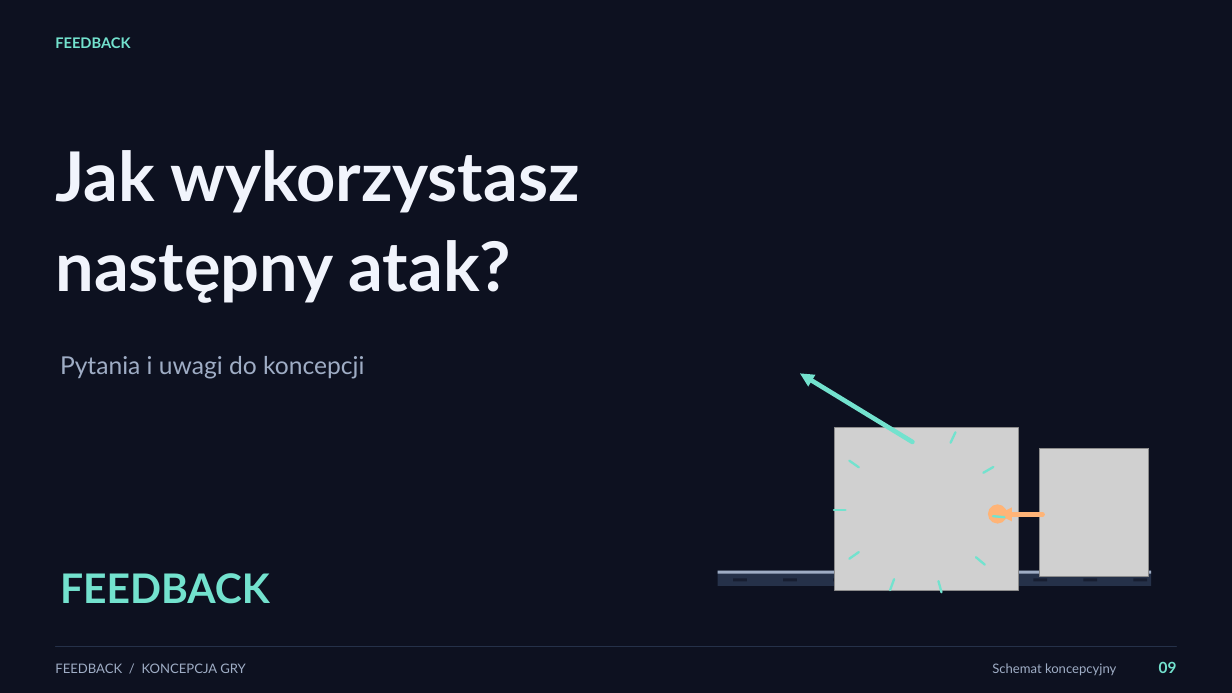
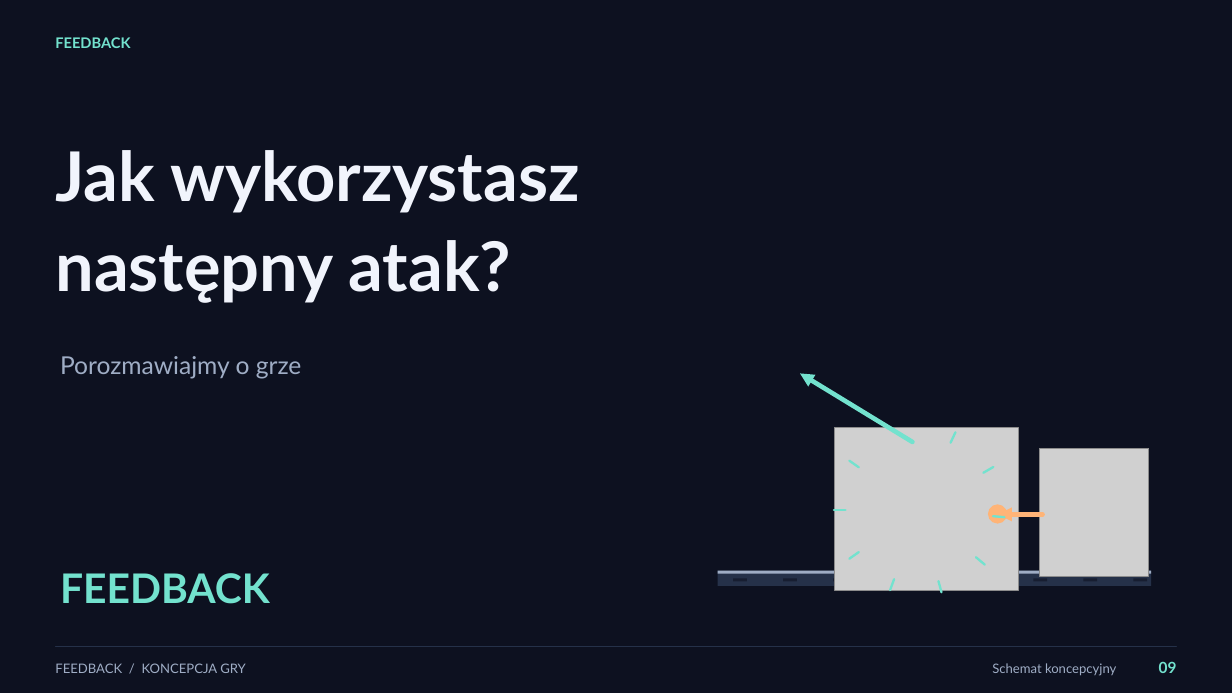
Before and after one commit to 1180779/feedback, a slide deck: slide 9 of psw/pitch_slides/feedback-pitch.pptx. Drawn at 1232x693 pixels with LibreOffice and Linux fonts; fonts in the diff are those of the drawing; grey boxes stand for pictures. Boxes give left, top, right and bottom in pixels: in the first picture for what was removed or moved away, otherwise in the second. Text is boxed around its words. In the diff, an @@ line names an element or a change of style, - is before the commit and + after.

```diff
--- a/psw/pitch_slides/feedback-pitch.pptx
+++ b/psw/pitch_slides/feedback-pitch.pptx
@@ text at bbox=[60, 356, 302, 379]: text changed @@
-Pytania i uwagi do koncepcji
+Porozmawiajmy o grze
```
Also in this commit, not shown: 8 other slides changed, 5 other files.
